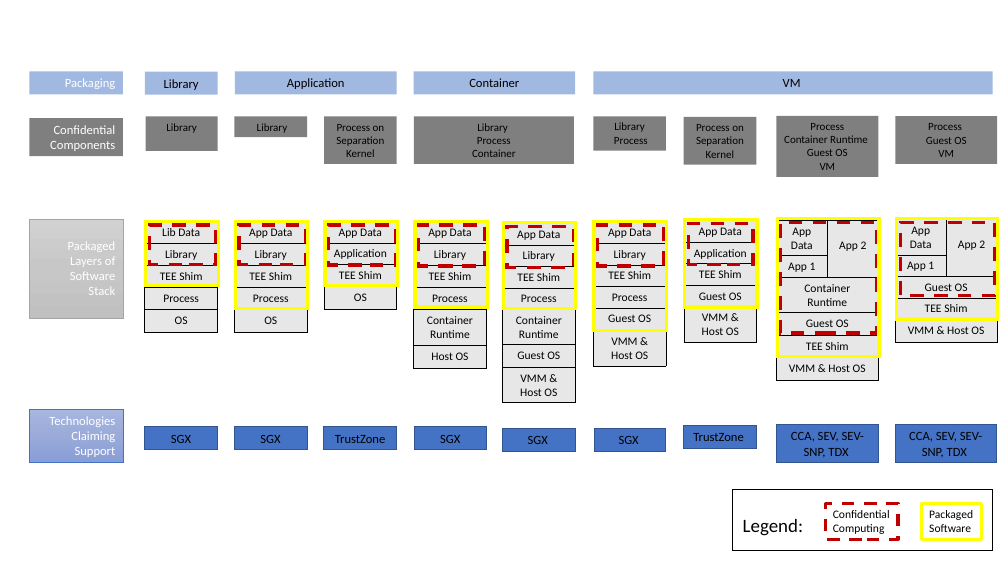
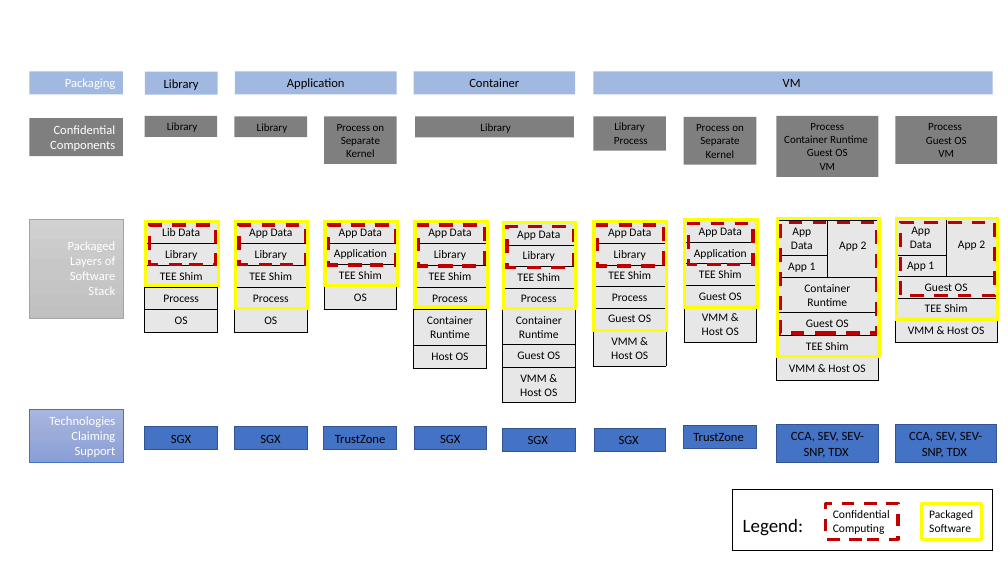
Before and after one commit to confidential-computing/governance, a slide deck: slide 1 of terminology/Image-Source.pptx. Drawn at 1008x567 pixels with LibreOffice and Linux fonts; fonts in the diff are those of the drawing. Boxes give left, top, right and bottom in pixels: in the first picture for what was removed or moved away, otherwise in the second. Text is boxed around its words. In the diff, an @@ line names an element or a change of style, - is before the commit and + after.

Commit message:
Remove confidential container term
PR #132 introduced the constraint that the "confidential <foo>"
has to be protected from its hosting environment.
As several people have pointed out, there's no known architecture
today that actually protects a container from its hosting environment.

```diff
--- a/terminology/Image-Source.pptx
+++ b/terminology/Image-Source.pptx
@@ rectangle "Library": place and size @@
-rectangle "Library" at <box>146,116,218,150</box>
+rectangle "Library" at <box>144,116,217,137</box>
@@ rectangle "Library": place and size @@
-rectangle "Library" at <box>414,116,574,164</box>
+rectangle "Library" at <box>415,116,574,138</box>
@@ text in rectangle at <box>337,124,385,157</box>: text changed @@
-Process on Separation Kernel
+Process on Separate
+Kernel
@@ text in rectangle at <box>472,137,516,157</box>: paragraphs removed @@
-Process
-Container
@@ text in rectangle at <box>696,124,744,158</box>: text changed @@
-Process on Separation Kernel
+Process on Separate Kernel
```
Also in this commit, not shown: 2 other files.
